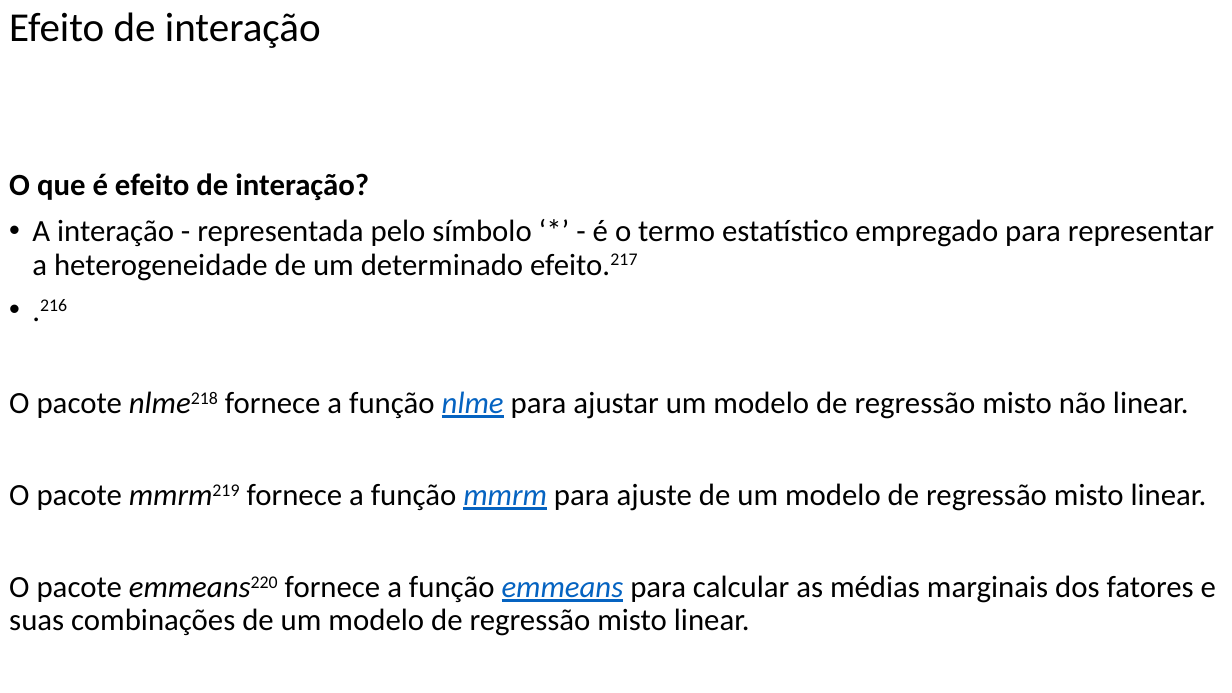
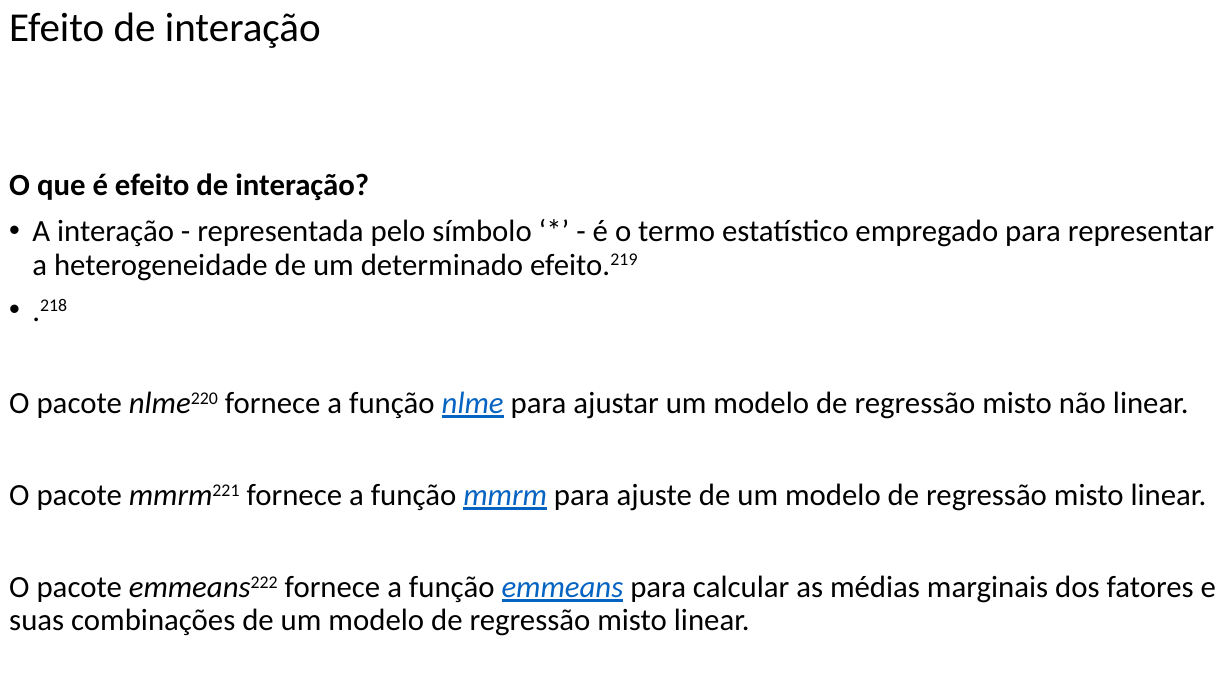
Before and after one commit to FerreiraAS/Ciencia-com-R, a slide deck: slide 125 of docs/Ciencia-com-R.pptx. Drawn at 1232x693 pixels with LibreOffice and Linux fonts; fonts in the diff are those of the drawing. Boxes give left, top, right and bottom in pixels: in the first picture for what was removed or moved away, otherwise in the second. Text is boxed around its words. In the diff, an @@ line names an element or a change of style, - is before the commit and + after.

```diff
--- a/docs/Ciencia-com-R.pptx
+++ b/docs/Ciencia-com-R.pptx
@@ text at [9, 219, 1216, 636]: text changed @@
-• A interação - representada pelo símbolo ‘*’ - é o termo estatístico empregado para representar a heterogeneidade de um determinado efeito.217
-• .216
-O pacote nlme218 fornece a função nlme para ajustar um modelo de regressão misto não linear.
-O pacote mmrm219 fornece a função mmrm para ajuste de um modelo de regressão misto linear.
-O pacote emmeans220 fornece a função emmeans para calcular as médias marginais dos fatores e suas combinações de um modelo de regressão misto linear.
+• A interação - representada pelo símbolo ‘*’ - é o termo estatístico empregado para representar a heterogeneidade de um determinado efeito.219
+• .218
+O pacote nlme220 fornece a função nlme para ajustar um modelo de regressão misto não linear.
+O pacote mmrm221 fornece a função mmrm para ajuste de um modelo de regressão misto linear.
+O pacote emmeans222 fornece a função emmeans para calcular as médias marginais dos fatores e suas combinações de um modelo de regressão misto linear.
```
Also in this commit, not shown: 35 other slides changed, 34 other files.
